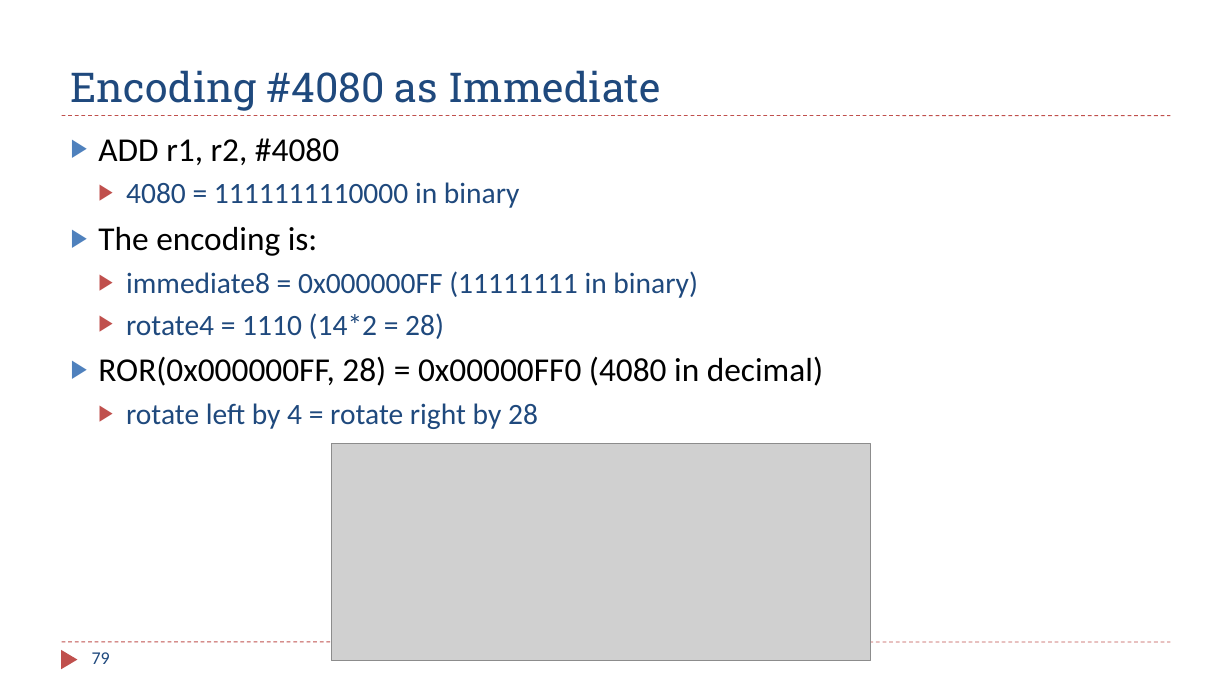
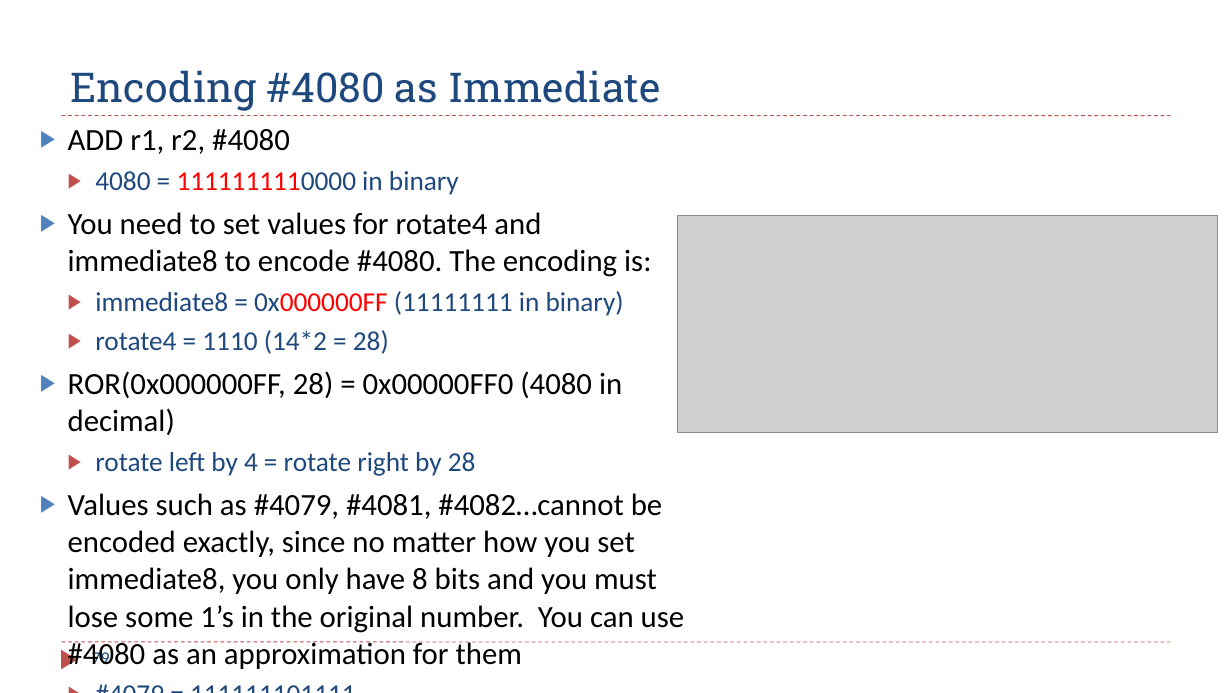
Before and after one commit to guhofstra/CSC111Fa25, a slide deck: slide 79 of PPTs/Ch4_ARM_Arithmetic_Logic.pptx. Drawn at 1232x693 pixels with LibreOffice and Linux fonts; fonts in the diff are those of the drawing; grey boxes stand for pictures. Boxes give left, top, right and bottom in pixels: in the first picture for what was removed or moved away, otherwise in the second. Text is boxed around its words. In the diff, an @@ line names an element or a change of style, - is before the commit and + after.

```diff
--- a/PPTs/Ch4_ARM_Arithmetic_Logic.pptx
+++ b/PPTs/Ch4_ARM_Arithmetic_Logic.pptx
@@ text "ADD r1, r2, #4080": place and size @@
-text "ADD r1, r2, #4080" at [98,138,823,429]
+text "ADD r1, r2, #4080" at [68,129,685,669]
@@ text at [68,129,624,476]: size 26 to 24.1 pt in "ADD r1, r2, #4080", "ROR(0x000000FF, 28) = 0x00000FF0 (4080 in decimal)"; size 23 to 21.3 pt in "4080 = 1111111110000 in binary", "immediate8 = 0x000000FF (11111111 in binary)", "rotate4 = 1110 (14*2 = 28)", "rotate left by 4 = rotate right ..."; text colour #1F497D to #FF0000 in "1111111110000", "0x000000FF" @@
@@ text at [68,212,651,277]: text changed; size 26 to 24.1 pt @@
-▶ The encoding is:
+▶ You need to set values for rotate4 and immediate8 to encode #4080. The encoding is:
@@ picture: place and size @@
-picture at [331,444,871,661]
+picture at [677,215,1217,433]
@@ text at [68,493,685,669]: paragraphs added @@
+▶ Values such as #4079, #4081, #4082…cannot be encoded exactly, since no matter how you set immediate8, you only have 8 bits and you must lose some 1’s in the original number. You can use #4080 as an approximation for them
+  ▶ #4079 = 111111101111
+  ▶ #4081 = 111111110001
+  ▶ #4082 = 111111110010
```
Also in this commit, not shown: 2 other slides changed, 1 slide added, 4 other files.
